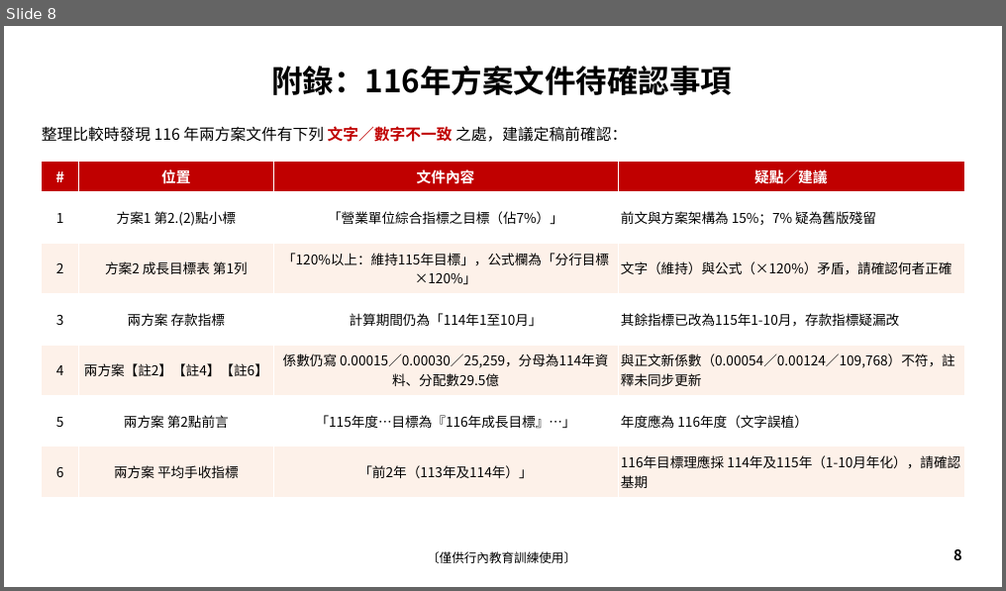
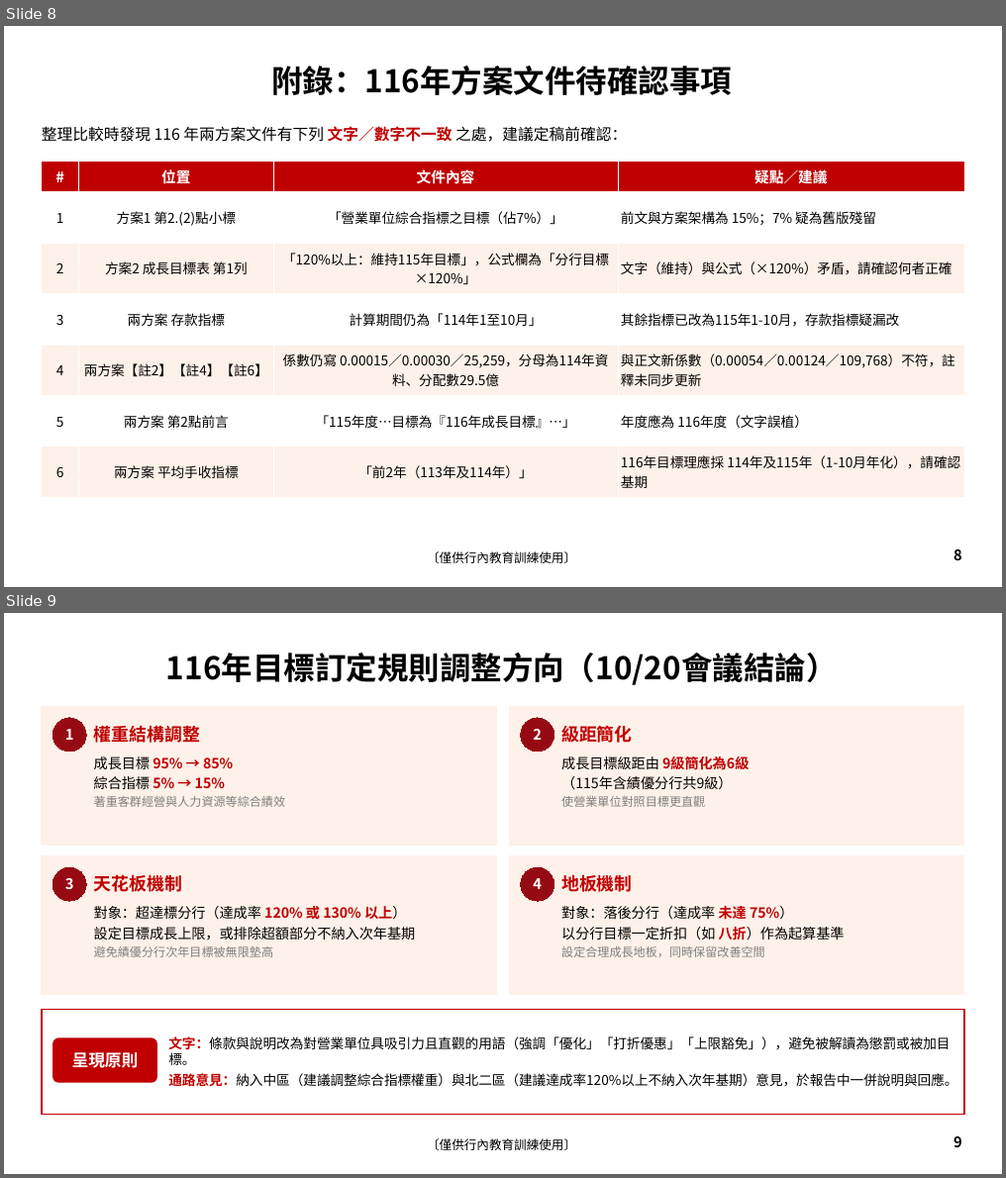
Before and after one commit to LuoGuoFong/TEST, a slide deck: output/財管手收目標訂定原則比較_115vs116方案.pptx. Shown one above the other, each under a label of ours: slide 8 before the commit, slides 8 and 9 after it. The pictures are 1006x591 and 1006x1178 pixels, drawn with LibreOffice and Linux fonts; fonts in the diff are those of the drawing; background and template pictures are left out. Boxes give left, top, right and bottom in pixels: in the first picture for what was removed or moved away, otherwise in the second. Text is boxed around its words. In the diff, an @@ line names an element or a change of style, - is before the commit and + after.

```diff
--- a/output/財管手收目標訂定原則比較_115vs116方案.pptx
+++ b/output/財管手收目標訂定原則比較_115vs116方案.pptx
@@ slide 9 added at <box>4,613,1002,1174</box>, background #FFFFFF; not listed: 1 template element that a slide beside it also shows @@
@@ title added at <box>166,653,838,685</box>, 30 pt, text #000000, bold @@
+116年目標訂定規則調整方向（10/20會議結論）
@@ rectangle added at <box>42,707,497,845</box>, fill #FDF1E9, outline #FDF1E9 1 pt @@
@@ ellipse added at <box>53,718,86,752</box>, fill #960A14, outline #960A14 0.75 pt, 14 pt, text #FFFFFF, bold @@
+1
@@ text added at <box>94,723,200,747</box>, 17 pt, text #C00000, bold @@
+權重結構調整
@@ rectangle added at <box>509,707,964,845</box>, fill #FDF1E9, outline #FDF1E9 1 pt @@
@@ ellipse added at <box>521,718,554,752</box>, fill #960A14, outline #960A14 0.75 pt, 14 pt, text #FFFFFF, bold @@
+2
@@ text added at <box>561,726,632,743</box>, 17 pt, text #C00000, bold @@
+級距簡化
@@ text added at <box>94,757,285,807</box>, 13.5 pt, text #7F7F7F @@
+成長目標 95% → 85%
+綜合指標 5% → 15%
+著重客群經營與人力資源等綜合績效
@@ text added at <box>561,757,748,807</box>, 13.5 pt, text #000000 @@
+成長目標級距由 9級簡化為6級
+（115年含績優分行共9級）
+使營業單位對照目標更直觀
@@ rectangle added at <box>42,857,497,995</box>, fill #FDF1E9, outline #FDF1E9 1 pt @@
@@ ellipse added at <box>53,867,86,901</box>, fill #960A14, outline #960A14 0.75 pt, 14 pt, text #FFFFFF, bold @@
+3
@@ text added at <box>94,875,182,892</box>, 17 pt, text #C00000, bold @@
+天花板機制
@@ rectangle added at <box>509,857,964,995</box>, fill #FDF1E9, outline #FDF1E9 1 pt @@
@@ ellipse added at <box>521,867,554,901</box>, fill #960A14, outline #960A14 0.75 pt, 14 pt, text #FFFFFF, bold @@
+4
@@ text added at <box>561,875,632,892</box>, 17 pt, text #C00000, bold @@
+地板機制
@@ text added at <box>94,906,416,958</box>, 13.5 pt, text #000000 @@
+對象：超達標分行（達成率 120% 或 130% 以上）
+設定目標成長上限，或排除超額部分不納入次年基期
+避免績優分行次年目標被無限墊高
@@ text added at <box>561,906,845,958</box>, 13.5 pt, text #000000 @@
+對象：落後分行（達成率 未達 75%）
+以分行目標一定折扣（如 八折）作為起算基準
+設定合理成長地板，同時保留改善空間
@@ rectangle added at <box>42,1010,964,1115</box>, fill #FFFFFF, outline #C00000 1.5 pt @@
@@ rounded rectangle added at <box>53,1039,157,1083</box>, fill #C00000, 16 pt, text #FFFFFF, bold @@
+呈現原則
@@ text added at <box>168,1037,957,1087</box>, 13 pt, text #000000 @@
+文字：條款與說明改為對營業單位具吸引力且直觀的用語（強調「優化」「打折優惠」「上限豁免」），避免被解讀為懲罰或被加目標。
+通路意見：納入中區（建議調整綜合指標權重）與北二區（建議達成率120%以上不納入次年基期）意見，於報告中一併說明與回應。
@@ page number added at <box>953,1137,962,1148</box>, 14 pt, text #000000, bold @@
+9
```
Also in this commit, not shown: 2 slides changed, 1 other slide added.
